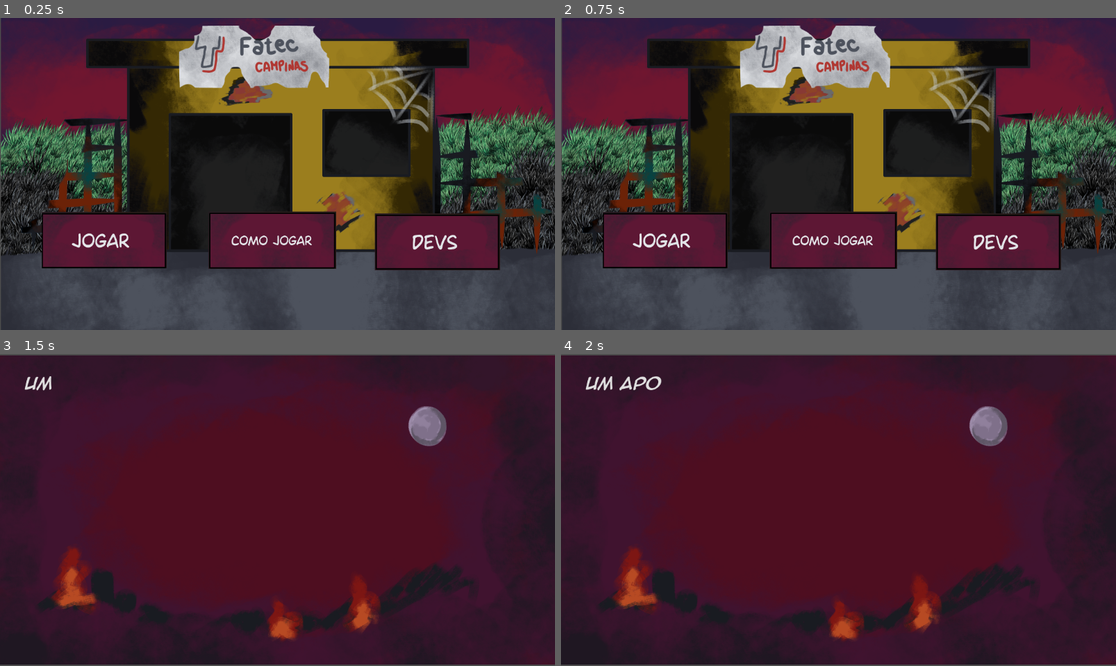
Above: before the commit, frames 1-4 (two rows, left to right).
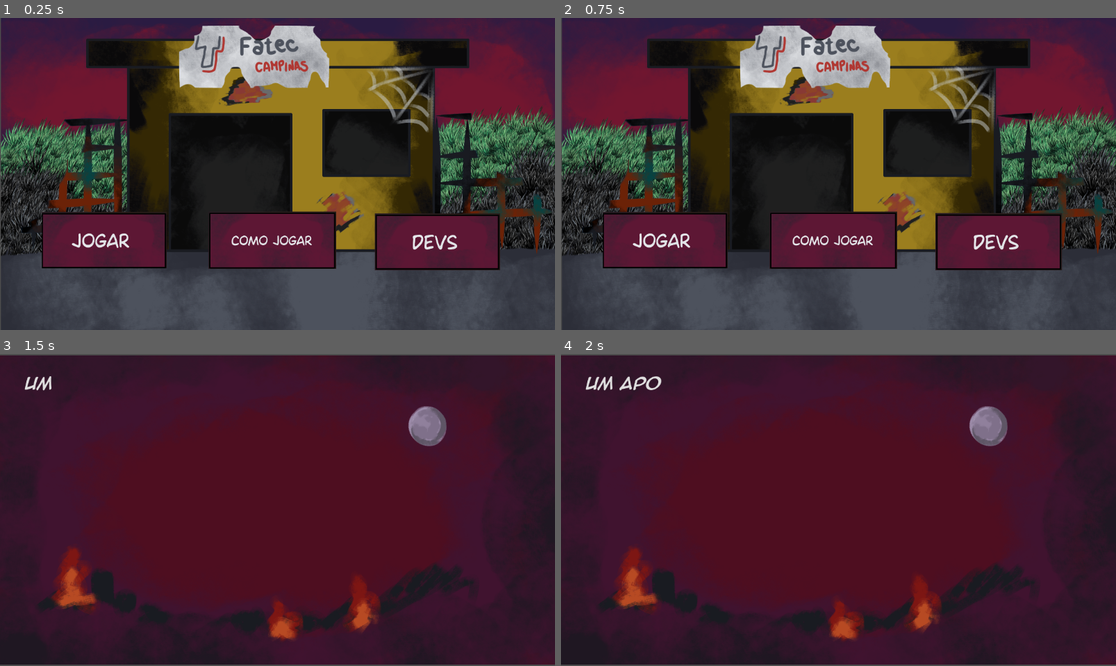
Above: after the commit, the same moments.

Repository: Ricgcs/FearTec
Game: Godot game, scene res://control.tscn
Two runs of this game, one before a commit and one after it. Both use one fixed random seed, a clock stepped at 60 frames per second and the inputs below.
Inputs (mouse positions are in pixels of both pictures, inside the frame that each line leads up to):
- Up to frame 1 (0.25 s): no input
- Up to frame 2 (0.75 s): click (999, 242) at 0.5 s
- Up to frame 3 (1.5 s): click (105, 575) at 1.25 s
- Up to frame 4 (2 s): no input

The runs differ from the first frame. In frame 2, 0.2% of the frame differs, in the area x 67-91%, y 62-81%; in frame 3, nothing differs; in frame 4, nothing differs.

Commit message:
add button animations and scene transition delay

Diff:
--- a/btnCJ.gd
+++ b/btnCJ.gd
@@ -1,4 +1,38 @@
 extends TextureButton
+
+var _tween: Tween
+
+func _ready() -> void:
+	button_down.connect(_on_button_down)
+	button_up.connect(_on_button_up)
+	mouse_entered.connect(_on_mouse_entered)
+	mouse_exited.connect(_on_mouse_exited)
 
 func _on_pressed() -> void:
 	print("Como jogar")
+
+func _on_button_down() -> void:
+	_kill_tween()
+	_tween = create_tween()
+	_tween.tween_property(self, "scale", Vector2(0.9, 0.9), 0.05)
+
+func _on_button_up() -> void:
+	_kill_tween()
+	_tween = create_tween()
+	# Efeito elástico ao soltar o botão
+	_tween.tween_property(self, "scale", Vector2(1.05, 1.05), 0.1).set_trans(Tween.TRANS_BACK).set_ease(Tween.EASE_OUT)
+	_tween.tween_property(self, "scale", Vector2.ONE, 0.1)
+
+func _on_mouse_entered() -> void:
+	_kill_tween()
+	_tween = create_tween()
+	_tween.tween_property(self, "scale", Vector2(1.1, 1.1), 0.1).set_trans(Tween.TRANS_SINE).set_ease(Tween.EASE_OUT)
+
+func _on_mouse_exited() -> void:
+	_kill_tween()
+	_tween = create_tween()
+	_tween.tween_property(self, "scale", Vector2.ONE, 0.1)
+
+func _kill_tween() -> void:
+	if _tween and _tween.is_valid():
+		_tween.kill()
--- a/btn_jogo.gd
+++ b/btn_jogo.gd
@@ -1,6 +1,39 @@
 extends TextureButton
 
+var _tween: Tween
+
+func _ready() -> void:
+	button_down.connect(_on_button_down)
+	button_up.connect(_on_button_up)
+	mouse_entered.connect(_on_mouse_entered)
+	mouse_exited.connect(_on_mouse_exited)
 
 func _on_pressed() -> void:
 	print("Jogo")
 	get_tree().change_scene_to_file("res://main.tscn")
+
+func _on_button_down() -> void:
+	_kill_tween()
+	_tween = create_tween()
+	_tween.tween_property(self, "scale", Vector2(0.9, 0.9), 0.05)
+
+func _on_button_up() -> void:
+	_kill_tween()
+	_tween = create_tween()
+	# Efeito elástico ao soltar o botão
+	_tween.tween_property(self, "scale", Vector2(1.05, 1.05), 0.1).set_trans(Tween.TRANS_BACK).set_ease(Tween.EASE_OUT)
+	_tween.tween_property(self, "scale", Vector2.ONE, 0.1)
+
+func _on_mouse_entered() -> void:
+	_kill_tween()
+	_tween = create_tween()
+	_tween.tween_property(self, "scale", Vector2(1.1, 1.1), 0.1).set_trans(Tween.TRANS_SINE).set_ease(Tween.EASE_OUT)
+
+func _on_mouse_exited() -> void:
+	_kill_tween()
+	_tween = create_tween()
+	_tween.tween_property(self, "scale", Vector2.ONE, 0.1)
+
+func _kill_tween() -> void:
+	if _tween and _tween.is_valid():
+		_tween.kill()
--- a/control.tscn
+++ b/control.tscn
@@ -1,58 +1,61 @@
-[gd_scene load_steps=8 format=3 uid="uid://bpt8ilvkf4sif"]
+[gd_scene format=3 uid="uid://bpt8ilvkf4sif"]
 
-[ext_resource type="Texture2D" uid="uid://kb1mbg87icu0" path="res://backgrounds]/tela_inicial.png" id="1_62e2m"]
-[ext_resource type="Texture2D" uid="uid://bhdgudfdrkubg" path="res://backgrounds]/btns/jogar.png" id="2_iy58a"]
+[ext_resource type="Texture2D" uid="uid://kb1mbg87icu0" path="res://backgrounds/tela_inicial.png" id="1_62e2m"]
+[ext_resource type="Texture2D" uid="uid://bhdgudfdrkubg" path="res://backgrounds/btns/jogar.png" id="2_iy58a"]
 [ext_resource type="Script" uid="uid://dr1kcdtgplafr" path="res://btn_jogo.gd" id="3_fj5cn"]
-[ext_resource type="Texture2D" uid="uid://b5cyjbcl6rbp4" path="res://backgrounds]/btns/como_jogar.png" id="4_6a6wx"]
+[ext_resource type="Texture2D" uid="uid://b5cyjbcl6rbp4" path="res://backgrounds/btns/como_jogar.png" id="4_6a6wx"]
 [ext_resource type="Script" uid="uid://daorolgud6q5g" path="res://btnCJ.gd" id="5_iy58a"]
-[ext_resource type="Texture2D" uid="uid://d0k33iqeuv3wy" path="res://backgrounds]/btns/devs.png" id="6_sky72"]
+[ext_resource type="Texture2D" uid="uid://d0k33iqeuv3wy" path="res://backgrounds/btns/devs.png" id="6_sky72"]
 [ext_resource type="Script" uid="uid://vtvtjcxr2qhe" path="res://devs.gd" id="7_iy58a"]
 
-[node name="tela_principal" type="Control"]
+[node name="tela_principal" type="Control" unique_id=1364641979]
 layout_mode = 3
 anchors_preset = 15
 anchor_right = 1.0
 anchor_bottom = 1.0
-offset_left = -122.0
-offset_top = -160.0
-offset_right = -122.0
-offset_bottom = -160.0
+offset_left = -157.0
+offset_top = -338.0
+offset_right = -157.0
+offset_bottom = -338.0
 grow_horizontal = 2
 grow_vertical = 2
 
-[node name="TelaInicial" type="Sprite2D" parent="."]
+[node name="TelaInicial" type="Sprite2D" parent="." unique_id=2065500319]
 position = Vector2(-385, 200.5)
 scale = Vector2(0.598958, 0.604629)
 texture = ExtResource("1_62e2m")
 
-[node name="Camera2D" type="Camera2D" parent="TelaInicial"]
+[node name="Camera2D" type="Camera2D" parent="TelaInicial" unique_id=1557103053]
 position = Vector2(-1.47695, 2.30425)
 
-[node name="jogar" type="TextureButton" parent="TelaInicial/Camera2D"]
+[node name="jogar" type="TextureButton" parent="TelaInicial/Camera2D" unique_id=1905598927]
 offset_left = -816.739
 offset_top = 102.93
 offset_right = -383.739
 offset_bottom = 350.93
+pivot_offset = Vector2(100, 40)
 texture_normal = ExtResource("2_iy58a")
 ignore_texture_size = true
 stretch_mode = 5
 script = ExtResource("3_fj5cn")
 
-[node name="como_jogar" type="TextureButton" parent="TelaInicial/Camera2D"]
+[node name="como_jogar" type="TextureButton" parent="TelaInicial/Camera2D" unique_id=161039586]
 offset_left = -237.785
 offset_top = 113.684
 offset_right = 204.215
 offset_bottom = 341.684
+pivot_offset = Vector2(100, 40)
 texture_normal = ExtResource("4_6a6wx")
 ignore_texture_size = true
 stretch_mode = 5
 script = ExtResource("5_iy58a")
 
-[node name="devs" type="TextureButton" parent="TelaInicial/Camera2D"]
+[node name="devs" type="TextureButton" parent="TelaInicial/Camera2D" unique_id=738204235]
 offset_left = 336.738
 offset_top = 133.656
 offset_right = 771.738
 offset_bottom = 331.656
+pivot_offset = Vector2(100, 40)
 texture_normal = ExtResource("6_sky72")
 ignore_texture_size = true
 stretch_mode = 5
--- a/devs.gd
+++ b/devs.gd
@@ -1,5 +1,38 @@
 extends TextureButton
 
+var _tween: Tween
+
+func _ready() -> void:
+	button_down.connect(_on_button_down)
+	button_up.connect(_on_button_up)
+	mouse_entered.connect(_on_mouse_entered)
+	mouse_exited.connect(_on_mouse_exited)
 
 func _on_pressed() -> void:
 	print("develop")
+
+func _on_button_down() -> void:
+	_kill_tween()
+	_tween = create_tween()
+	_tween.tween_property(self, "scale", Vector2(0.9, 0.9), 0.05)
+
+func _on_button_up() -> void:
+	_kill_tween()
+	_tween = create_tween()
+	# Efeito elástico ao soltar o botão
+	_tween.tween_property(self, "scale", Vector2(1.05, 1.05), 0.1).set_trans(Tween.TRANS_BACK).set_ease(Tween.EASE_OUT)
+	_tween.tween_property(self, "scale", Vector2.ONE, 0.1)
+
+func _on_mouse_entered() -> void:
+	_kill_tween()
+	_tween = create_tween()
+	_tween.tween_property(self, "scale", Vector2(1.1, 1.1), 0.1).set_trans(Tween.TRANS_SINE).set_ease(Tween.EASE_OUT)
+
+func _on_mouse_exited() -> void:
+	_kill_tween()
+	_tween = create_tween()
+	_tween.tween_property(self, "scale", Vector2.ONE, 0.1)
+
+func _kill_tween() -> void:
+	if _tween and _tween.is_valid():
+		_tween.kill()
--- a/jogo.tscn
+++ b/jogo.tscn
@@ -1,18 +1,23 @@
-[gd_scene load_steps=2 format=3 uid="uid://b2n4ykuaqbebm"]
+[gd_scene format=3 uid="uid://b2n4ykuaqbebm"]
 
-[ext_resource type="Texture2D" uid="uid://cycbw0tflf12u" path="res://backgrounds]/tela_principal.png" id="1_kxg5b"]
+[ext_resource type="Texture2D" uid="uid://cycbw0tflf12u" path="res://backgrounds/tela_principal.png" id="1_kxg5b"]
 
-[node name="jogo" type="Control"]
+[node name="jogo" type="Control" unique_id=1704200637]
 layout_mode = 3
 anchors_preset = 15
 anchor_right = 1.0
 anchor_bottom = 1.0
+offset_left = -52.0
+offset_top = -132.0
+offset_right = -52.0
+offset_bottom = -132.0
 grow_horizontal = 2
 grow_vertical = 2
 
-[node name="Sprite2D" type="Sprite2D" parent="."]
-position = Vector2(383, 214.5)
-scale = Vector2(0.601042, 0.591667)
+[node name="fundo" type="Sprite2D" parent="." unique_id=596143980]
+position = Vector2(630.0001, 461)
+scale = Vector2(0.601042, 0.6027778)
 texture = ExtResource("1_kxg5b")
 
-[node name="Camera2D" type="Camera2D" parent="Sprite2D"]
+[node name="Camera2D" type="Camera2D" parent="fundo" unique_id=1878885724]
+position = Vector2(-3.3275146, 0)
--- a/main.tscn
+++ b/main.tscn
@@ -1,14 +1,15 @@
-[gd_scene load_steps=6 format=3 uid="uid://dy1l6n7lxtc2d"]
+[gd_scene format=3 uid="uid://dy1l6n7lxtc2d"]
 
-[ext_resource type="Texture2D" uid="uid://c6ucnuff1xe8f" path="res://backgrounds]/apocalipse.png" id="1_ig7tw"]
+[ext_resource type="Texture2D" uid="uid://c6ucnuff1xe8f" path="res://backgrounds/apocalipse.png" id="1_ig7tw"]
 [ext_resource type="Script" uid="uid://br06e6qq4m6od" path="res://historia.gd" id="2_0xm2m"]
 [ext_resource type="FontFile" uid="uid://bg426x7v2kci6" path="res://fontes/animeace2_bld.otf" id="2_h2yge"]
+[ext_resource type="Script" uid="uid://cihr6oua34rfl" path="res://segunda_tela.gd" id="2_lquwl"]
 [ext_resource type="Script" uid="uid://8n6gtqg30o33" path="res://texto_2.gd" id="3_1bvp3"]
 
 [sub_resource type="StyleBoxFlat" id="StyleBoxFlat_lquwl"]
 bg_color = Color(0.6, 0.6, 0.6, 0)
 
-[node name="tela_secundaria" type="Control"]
+[node name="tela_secundaria" type="Control" unique_id=938311690]
 layout_mode = 3
 anchors_preset = 15
 anchor_right = 1.0
@@ -20,14 +21,15 @@
 grow_horizontal = 2
 grow_vertical = 2
 
-[node name="Sprite2D" type="Sprite2D" parent="."]
+[node name="Sprite2D" type="Sprite2D" parent="." unique_id=1262521778]
 position = Vector2(101, 33)
 scale = Vector2(0.602604, 0.594444)
 texture = ExtResource("1_ig7tw")
+script = ExtResource("2_lquwl")
 
-[node name="Camera2D" type="Camera2D" parent="Sprite2D"]
+[node name="Camera2D" type="Camera2D" parent="Sprite2D" unique_id=1699073341]
 
-[node name="Texto2" type="TextEdit" parent="Sprite2D/Camera2D"]
+[node name="Texto2" type="TextEdit" parent="Sprite2D/Camera2D" unique_id=559619539]
 light_mask = 0
 offset_left = -295.385
 offset_top = 228.785
@@ -40,7 +42,7 @@
 wrap_mode = 1
 script = ExtResource("3_1bvp3")
 
-[node name="Texto" type="TextEdit" parent="Sprite2D/Camera2D"]
+[node name="Texto" type="TextEdit" parent="Sprite2D/Camera2D" unique_id=624705652]
 light_mask = 0
 offset_left = -871.0
 offset_top = -484.0
--- a/project.godot
+++ b/project.godot
@@ -8,11 +8,15 @@
 
 config_version=5
 
+[animation]
+
+compatibility/default_parent_skeleton_in_mesh_instance_3d=true
+
 [application]
 
 config/name="FearTec"
 run/main_scene="res://control.tscn"
-config/features=PackedStringArray("4.4", "GL Compatibility")
+config/features=PackedStringArray("4.7", "GL Compatibility")
 config/icon="res://icon.svg"
 
 [rendering]
--- /dev/null
+++ b/segunda_tela.gd
@@ -0,0 +1,7 @@
+extends Sprite2D
+
+
+# Called when the node enters the scene tree for the first time.
+func _ready() -> void:
+	await get_tree().create_timer(25).timeout
+	get_tree().change_scene_to_file("res://jogo.tscn")
--- a/texto_2.gd
+++ b/texto_2.gd
@@ -9,4 +9,6 @@
 	for i in texto:
 		text += i
 		await get_tree().create_timer(0.1).timeout
+
+	await get_tree().create_timer(2).timeout
 	get_tree().change_scene_to_file("res://jogo.tscn")
Renamed: backgrounds]/apocalipse.png -> backgrounds/apocalipse.png
Not shown, changed: backgrounds/apocalipse.png.import
Renamed: backgrounds]/btns/como_jogar.png -> backgrounds/btns/como_jogar.png
Not shown, changed: backgrounds/btns/como_jogar.png.import
Renamed: backgrounds]/btns/devs.png -> backgrounds/btns/devs.png
Not shown, changed: backgrounds/btns/devs.png.import
Renamed: backgrounds]/btns/jogar.png -> backgrounds/btns/jogar.png
Not shown, changed: backgrounds/btns/jogar.png.import
Renamed: backgrounds]/tela_inicial.png -> backgrounds/tela_inicial.png
Not shown, changed: backgrounds/tela_inicial.png.import
Renamed: backgrounds]/tela_principal.png -> backgrounds/tela_principal.png
Not shown, changed: backgrounds/tela_principal.png.import
(and 10 more such lines)
